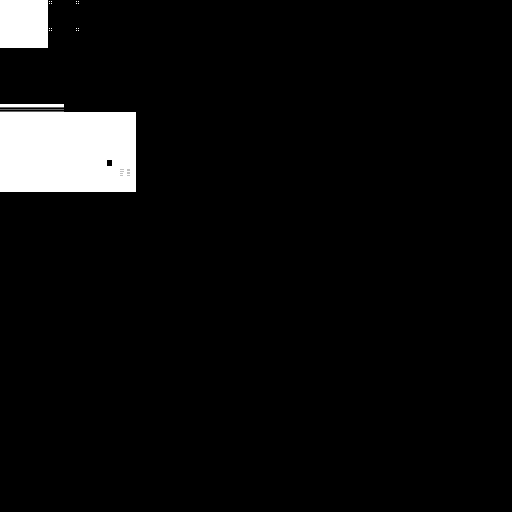
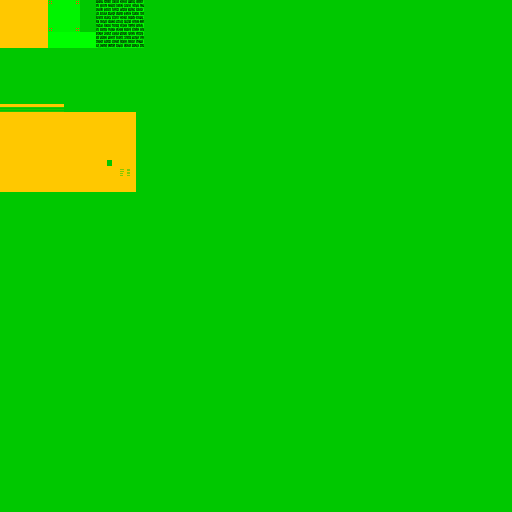
Before/after of a 512x512 layered artwork. What changed in the layer stack:
added layer "Roughness" above "Metalness" over [0, 0, 512, 512]
renamed "Background" to "Metalness", painted on it over [0, 0, 512, 512]
added layer "BG" over [0, 0, 512, 512]
